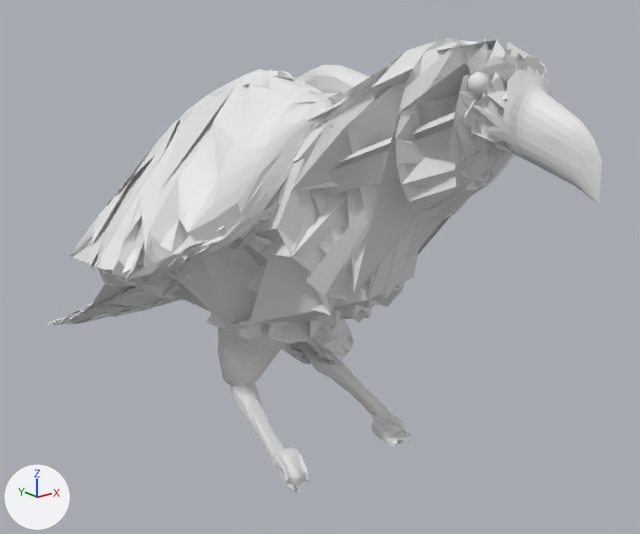
The OBJ model Datasets/UnifiedPreprocessed/Data/Bird/m28_02_translated.obj: old version first, new version second.
One viewpoint serves both versions: a 50 mm camera at (-0.668, -0.956, 0.292) aimed at (0.038, -0.074, -0.061). The axes (+X, +Y, +Z) are drawn at lower left. The lights are the same throughout. The picture after the commit comes second. Where no turn or scale is listed for an object, it has been applied to the vertices. Vertices at exactly the same position are counted once.

Names of what the first picture shows: 'm28_02_translated'.
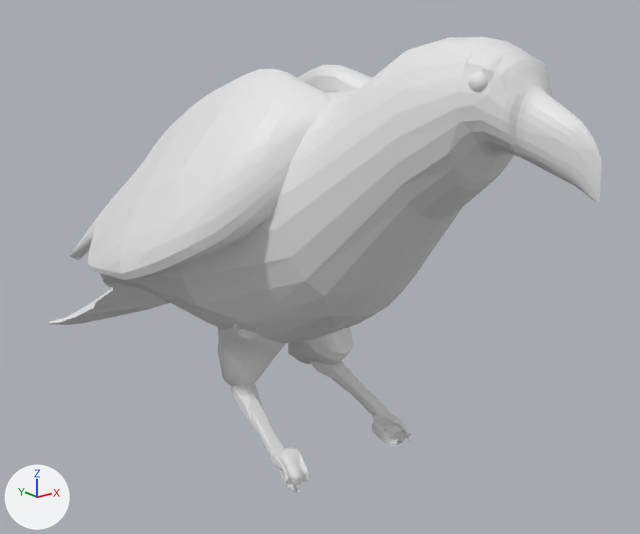
The newer file is also turned or shifted as a whole; pictures and numbers use the older file's frame.

Edits to the bpy script that builds the scene:
```text
Change me_m28_02_translated:
    used by ob_m28_02_translated; location = (0.0, 0.0, 0.0)
    remove me_m28_02_translated.from_pydata(...)  # 6039 vertices, 11641 faces; spans x -0.212..0.231, y -0.513..0.437, z -0.305..0.248
    add me_m28_02_translated.from_pydata(...)  # 9171 vertices, 17798 faces; spans x -0.212..0.231, y -0.513..0.437, z -0.305..0.248
    me_m28_02_translated part 1: 1 vertex moved within x 0.151, y 0.351, z -0.113; 2 vertices removed from x 0.114..0.15, y 0.265..0.351, z -0.133..-0.113; 3134 vertices added at x -0.21..0.222, y -0.513..0.437, z -0.305..0.234
```

Boxes (x1, y1, x2, y2) around the edits, measured in the pictures (640 x 534 px):
'm28_02_translated', reshaped: before (48, 37, 602, 492); after (47, 37, 602, 492)
part 1 of me_m28_02_translated, built on: after (58, 45, 602, 492)
